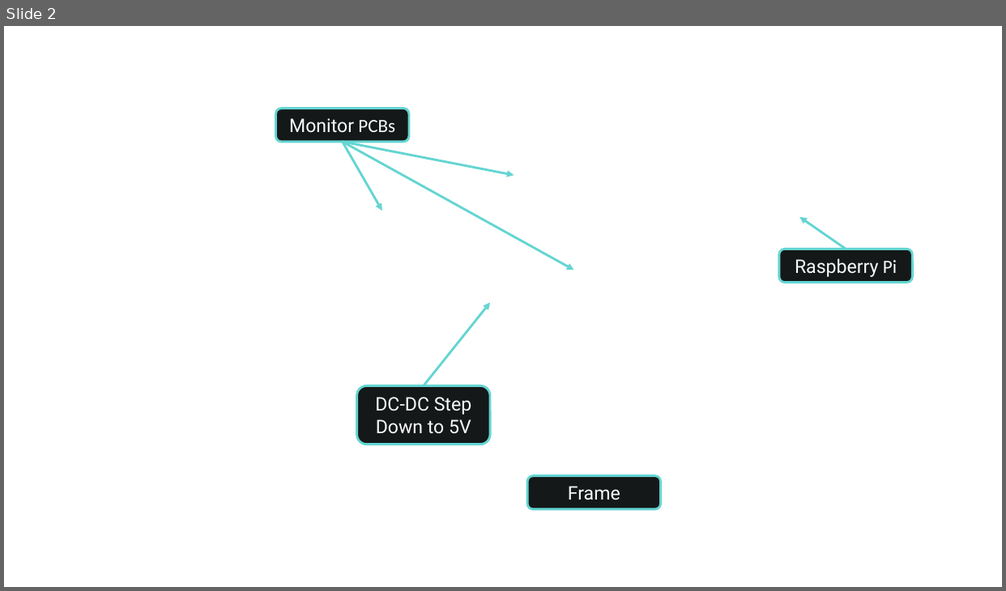
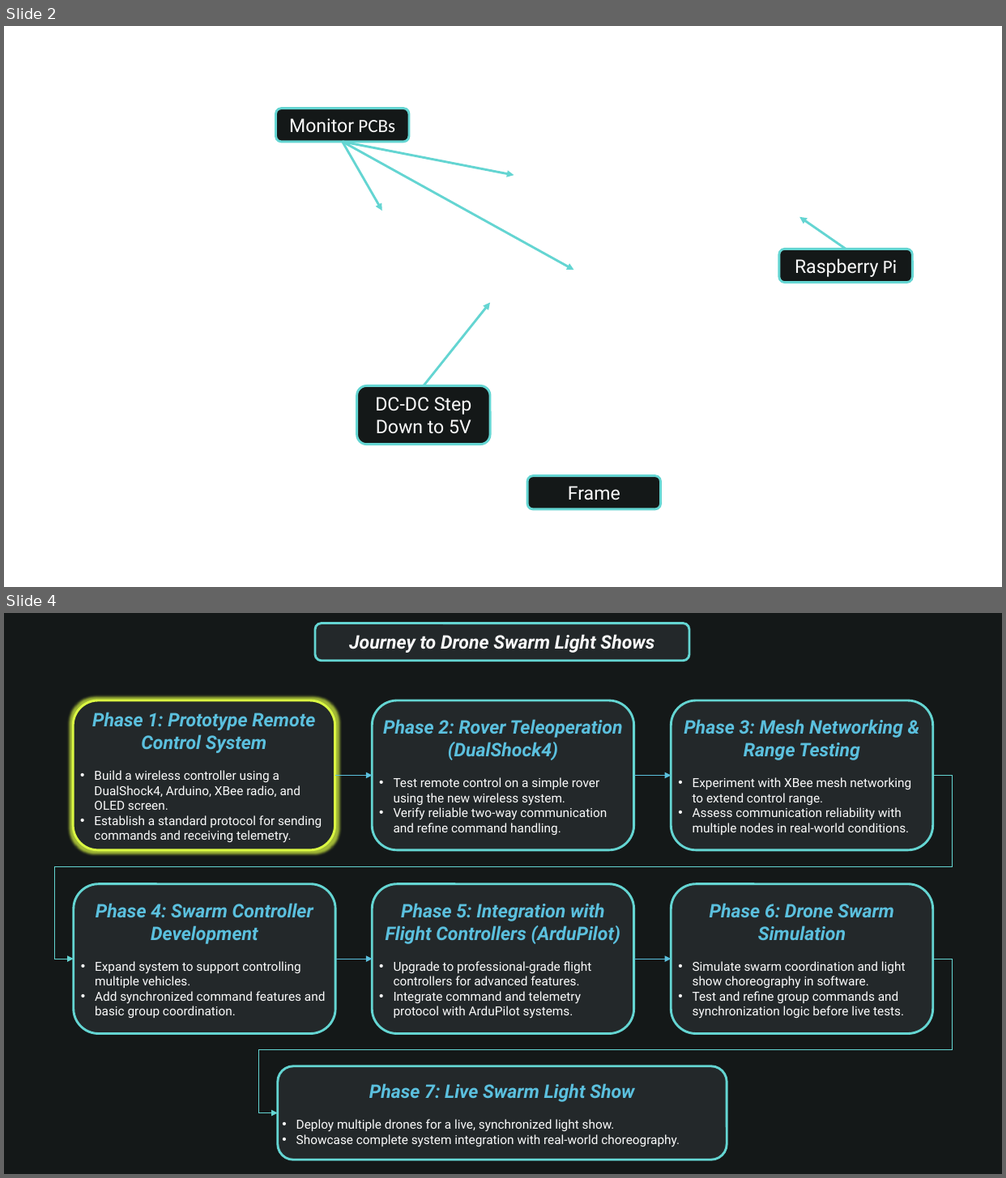
Before and after one commit to KOZ-Enterprises/ggbsite, a slide deck: assets/docs/annotations.pptx. Shown one above the other, each under a label of ours: slide 2 before the commit, slides 2 and 4 after it; the slides between them are not shown. The pictures are 1006x591 and 1006x1178 pixels, drawn with LibreOffice and Linux fonts; fonts in the diff are those of the drawing; background and template pictures are left out. Boxes give left, top, right and bottom in pixels: in the first picture for what was removed or moved away, otherwise in the second. Text is boxed around its words. In the diff, an @@ line names an element or a change of style, - is before the commit and + after.

```diff
--- a/assets/docs/annotations.pptx
+++ b/assets/docs/annotations.pptx
@@ slide 4 added at [4,613,1002,1174], background #141818 @@
@@ rounded rectangle added at [315,624,690,661], fill #23282A, outline #64D5D2 2.25 pt, 18 pt, text #FAFAFA, bold, italic @@
+Journey to Drone Swarm Light Shows
@@ rounded rectangle added at [73,700,335,850], fill #23282A, outline #DAF842 2.25 pt, 12 pt, text #FAFAFA @@
+Phase 1: Prototype Remote Control System
+• Build a wireless controller using a DualShock4, Arduino, XBee radio, and OLED screen.
+• Establish a standard protocol for sending commands and receiving telemetry.
@@ rounded rectangle added at [373,700,634,850], fill #23282A, outline #64D5D2 2.25 pt, 12 pt, text #FAFAFA @@
+Phase 2: Rover Teleoperation (DualShock4)
+• Test remote control on a simple rover using the new wireless system.
+• Verify reliable two-way communication and refine command handling.
@@ rounded rectangle added at [671,700,933,850], fill #23282A, outline #64D5D2 2.25 pt, 12 pt, text #FAFAFA @@
+Phase 3: Mesh Networking & Range Testing
+• Experiment with XBee mesh networking to extend control range.
+• Assess communication reliability with multiple nodes in real-world conditions.
@@ elbow arrow added from (933, 776) to (74, 959), #64D5D2 0.5 pt @@
@@ arrow added from (335, 776) to (373, 776), #5BC0DE 0.5 pt @@
@@ arrow added from (634, 776) to (671, 776), #5BC0DE 0.5 pt @@
@@ rounded rectangle added at [74,884,335,1033], fill #23282A, outline #64D5D2 2.25 pt, 12 pt, text #FAFAFA @@
+Phase 4: Swarm Controller Development
+• Expand system to support controlling multiple vehicles.
+• Add synchronized command features and basic group coordination.
@@ rounded rectangle added at [373,884,634,1033], fill #23282A, outline #64D5D2 2.25 pt, 12 pt, text #FAFAFA @@
+Phase 5: Integration with Flight Controllers (ArduPilot)
+• Upgrade to professional-grade flight controllers for advanced features.
+• Integrate command and telemetry protocol with ArduPilot systems.
@@ rounded rectangle added at [671,884,933,1033], fill #23282A, outline #64D5D2 2.25 pt, 12 pt, text #FAFAFA @@
+Phase 6: Drone Swarm Simulation
+• Simulate swarm coordination and light show choreography in software.
+• Test and refine group commands and synchronization logic before live tests.
@@ elbow arrow added from (933, 959) to (278, 1113), #64D5D2 0.5 pt @@
@@ arrow added from (335, 959) to (373, 959), #5BC0DE 0.5 pt @@
@@ arrow added from (634, 959) to (671, 959), #5BC0DE 0.5 pt @@
@@ rounded rectangle added at [278,1067,727,1161], fill #23282A, outline #64D5D2 2.25 pt, 12 pt, text #FAFAFA @@
+Phase 7: Live Swarm Light Show
+• Deploy multiple drones for a live, synchronized light show.
+• Showcase complete system integration with real-world choreography.
```
Also in this commit, not shown: 1 other slide added, 1 other file.
